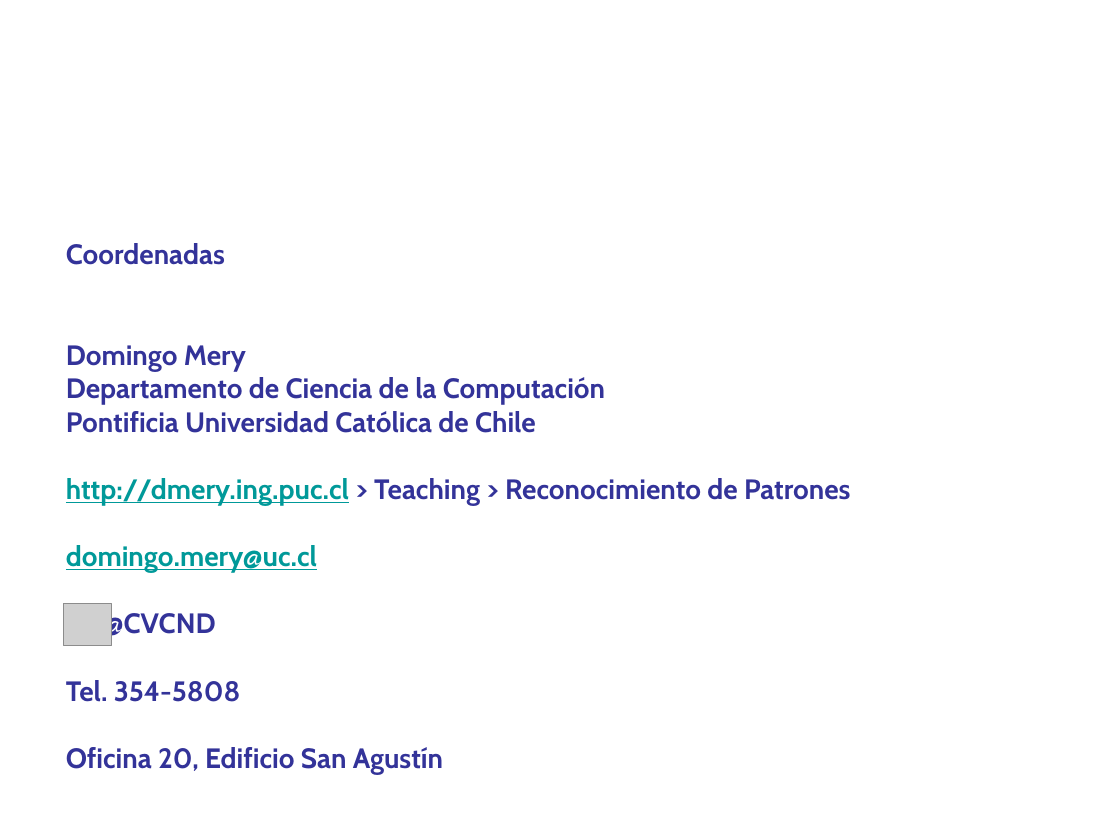
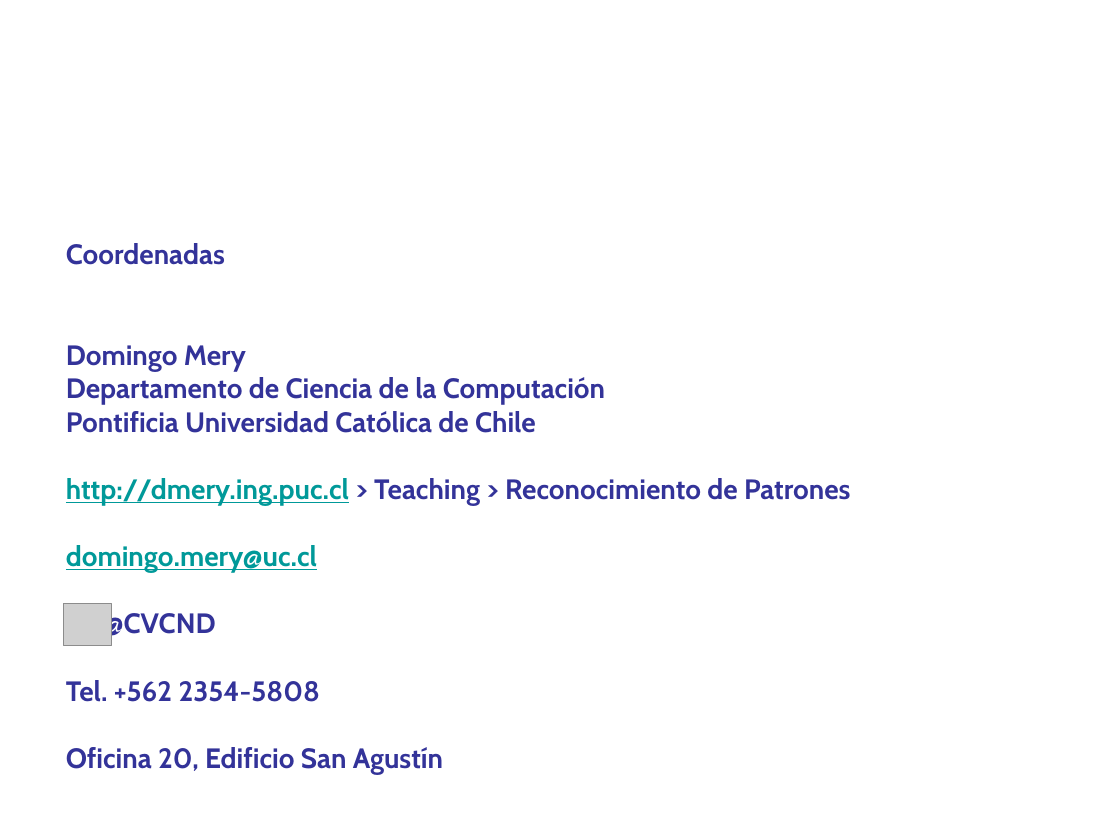
Before and after one commit to domingomery/patrones, a slide deck: slide 14 of clases/Cap00_Lineas_Generales/program/PAT00_Presentacion.pptx (slide 16 before the commit). Drawn at 1120x840 pixels with LibreOffice and Linux fonts; fonts in the diff are those of the drawing; grey boxes stand for pictures. Boxes give left, top, right and bottom in pixels: in the first picture for what was removed or moved away, otherwise in the second. Text is boxed around its words. In the diff, an @@ line names an element or a change of style, - is before the commit and + after.

```diff
--- a/clases/Cap00_Lineas_Generales/program/PAT00_Presentacion.pptx
+++ b/clases/Cap00_Lineas_Generales/program/PAT00_Presentacion.pptx
@@ text at [66, 680, 320, 702]: text changed @@
-Tel. 354-5808
+Tel. +562 2354-5808
```
Also in this commit, not shown: 1 other slide changed, 4 slides removed, 4 other files.
